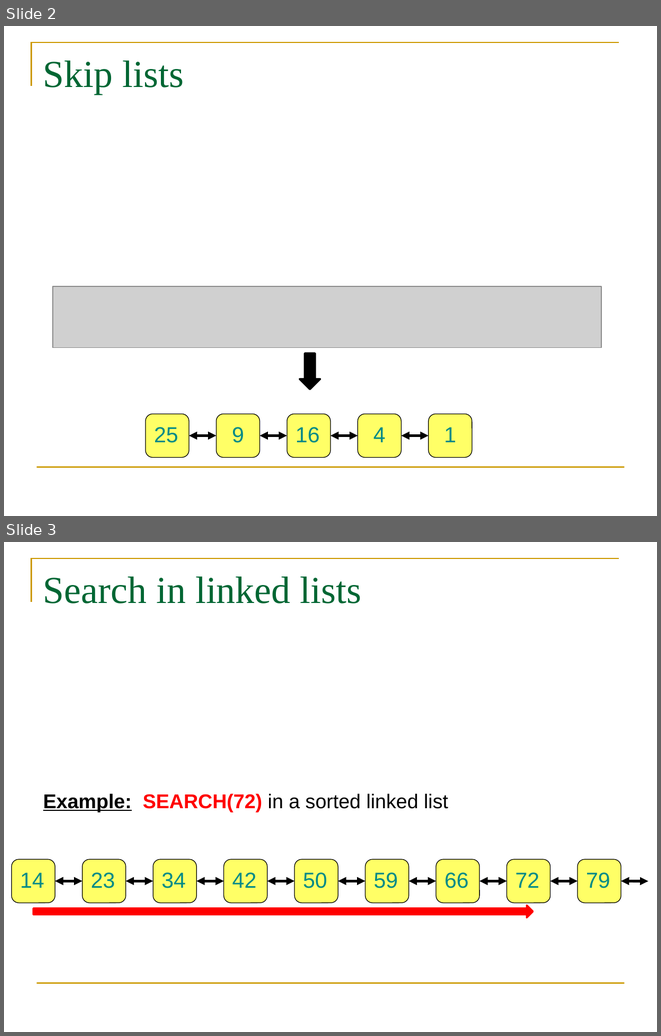
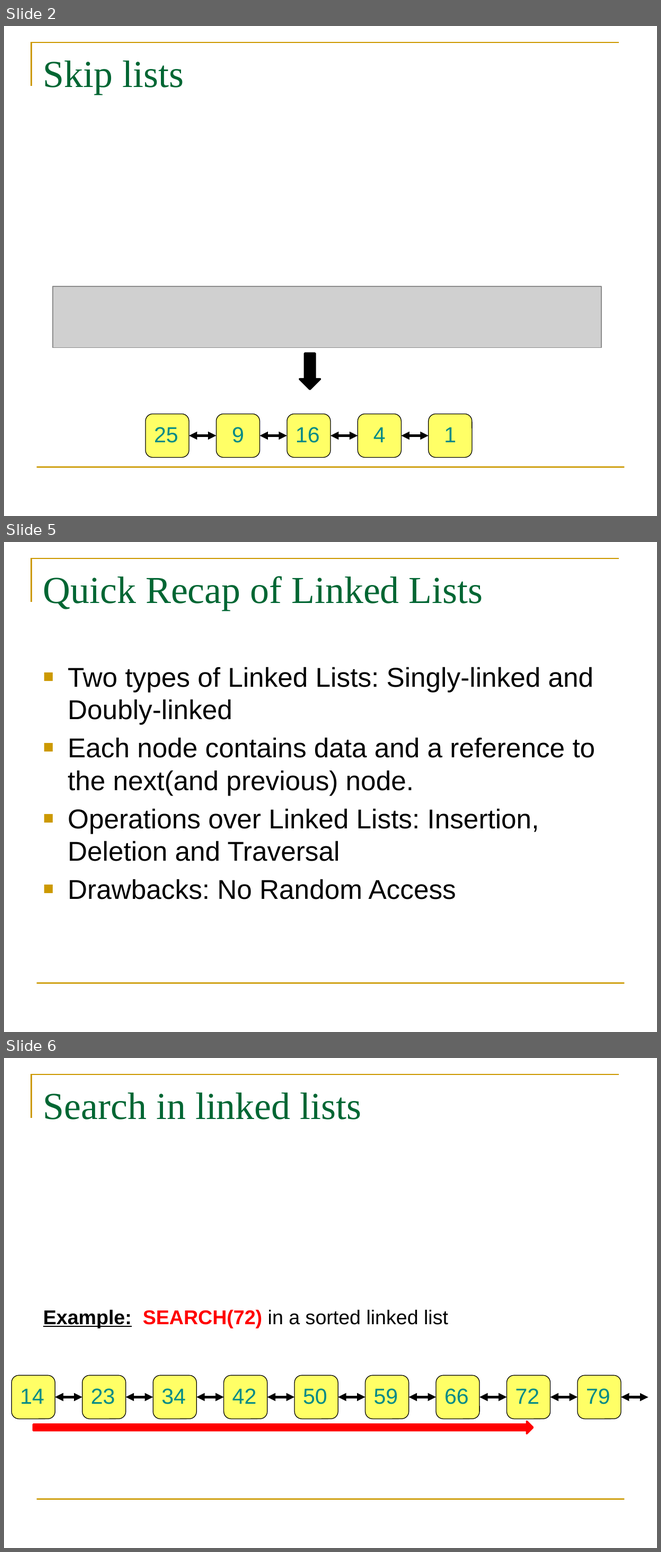
Before and after one commit to Jigyass/EECS-330-DSA, a slide deck: 6.1. Skip Lists.pptx. Shown one above the other, each under a label of ours: slides 2 and 3 before the commit, slides 2, 5 and 6 after it; the slides between them are not shown. The pictures are 661x1036 and 661x1552 pixels, drawn with LibreOffice and Linux fonts; fonts in the diff are those of the drawing; grey boxes stand for pictures. Boxes give left, top, right and bottom in pixels: in the first picture for what was removed or moved away, otherwise in the second. Text is boxed around its words. In the diff, an @@ line names an element or a change of style, - is before the commit and + after.

```diff
--- a/6.1. Skip Lists.pptx
+++ b/6.1. Skip Lists.pptx
@@ slide 5 added at bbox=[4, 542, 657, 1032], background #FFFFFF; not listed: 2 template elements that a slide beside it also shows @@
@@ title added at bbox=[43, 576, 483, 610], 42 pt, text #006633 @@
+Quick Recap of Linked Lists
@@ text added at bbox=[68, 667, 595, 899], 30 pt, text #000000 @@
+■ Two types of Linked Lists: Singly-linked and Doubly-linked
+■ Each node contains data and a reference to the next(and previous) node.
+■ Operations over Linked Lists: Insertion, Deletion and Traversal
+■ Drawbacks: No Random Access
@@ what was slide 3 is now slide 6 @@
```
Also in this commit, not shown: 1 slide changed, 2 other slides added.
